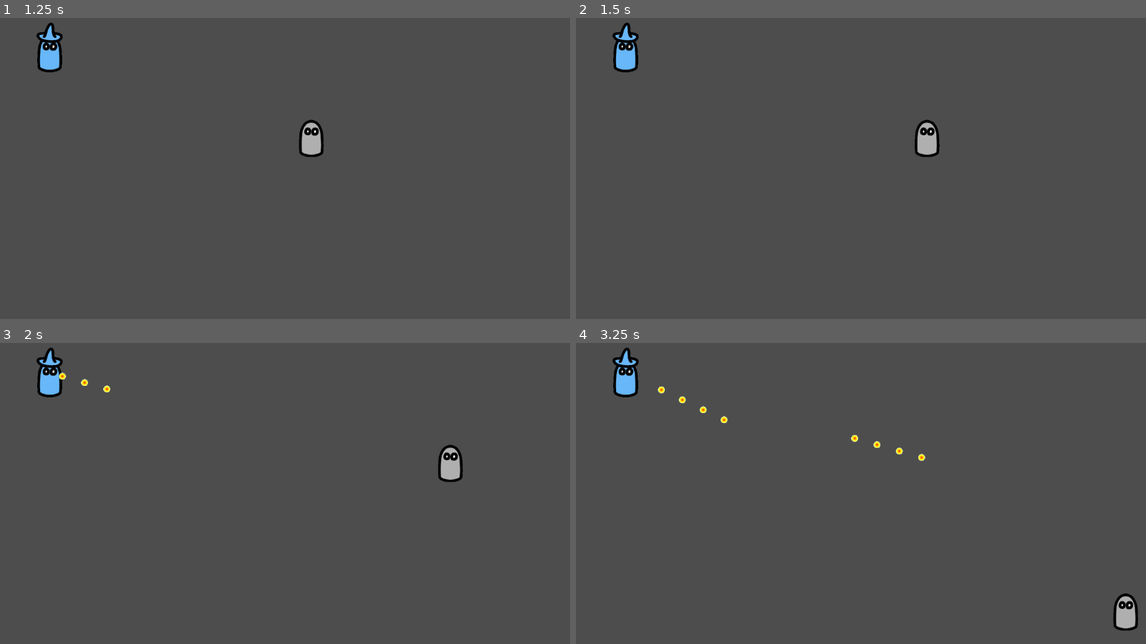
Above: before the commit, frames 1-4 (two rows, left to right).
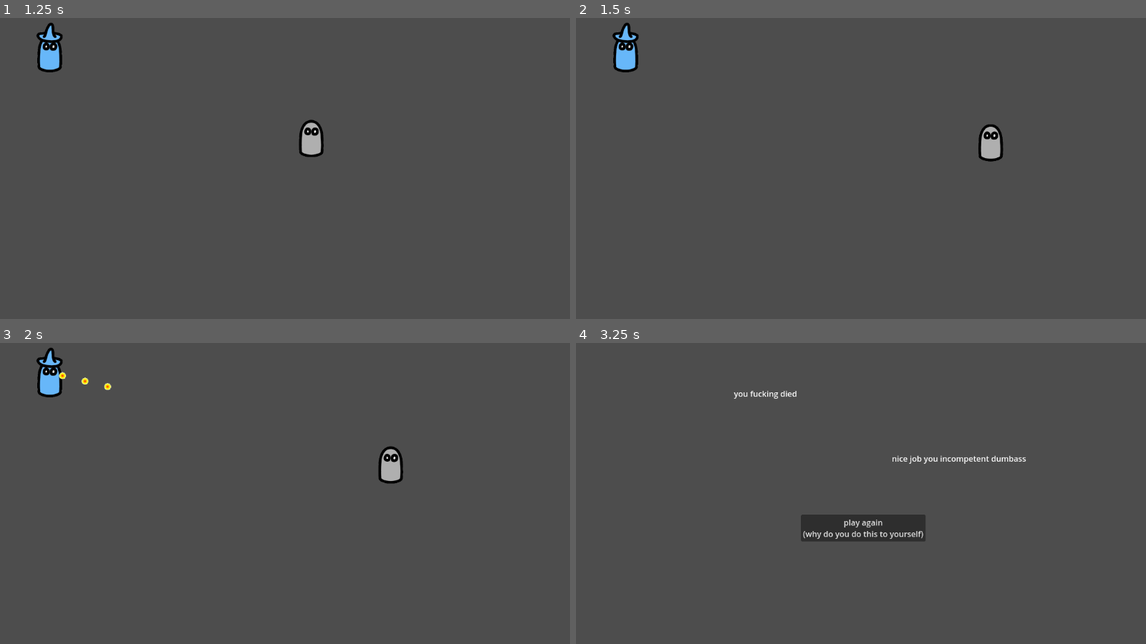
Above: after the commit, the same moments.

Repository: meb-games/ddbh
Game: Godot game, scene res://main_screen.tscn
Two runs of this game, one before a commit and one after it. Both use one fixed random seed, a clock stepped at 60 frames per second and the inputs below.
Inputs (mouse positions are in pixels of both pictures, inside the frame that each line leads up to):
- Up to frame 1 (1.25 s): click "Play" at 0.5 s
- Up to frame 2 (1.5 s): tap Enter at 1.25 s; move the mouse to (986, 141) at 1.27 s; hold D (move_right) from 1.28 s (still down); right-click (986, 141) at 1.35 s
- Up to frame 3 (2 s): keep holding D (move_right); click (410, 466) at 1.55 s
- Up to frame 4 (3.25 s): move the mouse to (747, 499) at 2.02 s; release D (move_right) at 2.03 s; hold S (move_down) 2.03-2.78 s; click (747, 499) at 2.1 s; right-click (747, 499) at 2.3 s; move the mouse to (918, 412) at 2.77 s; hold D (move_right) from 2.78 s (still down); right-click (918, 412) at 2.85 s; click (918, 412) at 3.05 s

Frame 1 is identical in both runs. In frame 2, 0.9% of the frame differs, in the area x 59-75%, y 33-48%; in frame 3, 1.0%; in frame 4, 3.4%, in the area x 6-99%, y 1-96%.

Commit message:
Added dash movement tech; does not do anything besides movement yet

Diff:
--- a/game.tscn
+++ b/game.tscn
@@ -23,3 +23,7 @@
 
 [node name="Sprite2D" type="Sprite2D" parent="Explorer"]
 texture = ExtResource("4_eow3j")
+
+[node name="DashTimer" type="Timer" parent="Explorer"]
+wait_time = 0.1
+one_shot = true
--- a/game/bullet.gd
+++ b/game/bullet.gd
@@ -4,7 +4,7 @@
 @export var speed = 400
 
 func _ready() -> void:
-	self.connect('body_entered', func(_area: Node2D): self.get_tree().change_scene_to_file("res://game_over.tscn"))
+    self.connect('body_entered', func(_area: Node2D): self.get_tree().change_scene_to_file("res://game_over.tscn"))
 
 func _physics_process(delta: float) -> void:
-	self.translate(motion * speed * delta)
+    self.translate(motion * speed * delta)
--- a/game/enemy/mage.gd
+++ b/game/enemy/mage.gd
@@ -5,24 +5,24 @@
 var mageFire: Timer
 
 func _ready():
-	self.mageFire = $MageFire
-	self.mageFire.one_shot = true
-	self.mageFire.connect(
-		'timeout',
-		func():
-			var bullet = self.BULLET.instantiate();
-			bullet.motion = bulletDirection
-			self.add_child(bullet)
+    self.mageFire = $MageFire
+    self.mageFire.one_shot = true
+    self.mageFire.connect(
+        'timeout',
+        func():
+            var bullet = self.BULLET.instantiate();
+            bullet.motion = bulletDirection
+            self.add_child(bullet)
 
-			self.bulletsToSpawn -= 1
-			if self.bulletsToSpawn > 0:
-				mageFire.start()
-	)
+            self.bulletsToSpawn -= 1
+            if self.bulletsToSpawn > 0:
+                mageFire.start()
+    )
 
 func _physics_process(_delta: float) -> void:
-	move_and_slide()
+    move_and_slide()
 
 func _fire(player: CharacterBody2D):
-	self.bulletsToSpawn = 4
-	self.bulletDirection = self.position.direction_to(player.position)
-	self.mageFire.start()
+    self.bulletsToSpawn = 4
+    self.bulletDirection = self.position.direction_to(player.position)
+    self.mageFire.start()
--- a/game/explorer.gd
+++ b/game/explorer.gd
@@ -1,8 +1,43 @@
 extends CharacterBody2D
 
-@export var speed = 400
+@export var speed := 400.0
+@export var health = 10
 
+@export var dash_distance := 220.0
+@export var dash_speed := 1500.0
 
-func _physics_process(_delta: float) -> void:
-	velocity = Input.get_vector("move_left", "move_right", "move_up", "move_down") * speed
-	move_and_slide()
+var damage_mult := 1 # 0 = i-frames, 1 = normal, 2 = double damage
+
+var dashing := false
+var dash_dir := Vector2.ZERO
+var dash_remaining := 0.0
+
+func _physics_process(delta: float) -> void:
+    if dashing:
+        velocity = dash_dir * dash_speed
+        move_and_slide()
+
+        dash_remaining -= dash_speed * delta
+        if dash_remaining <= 0.0:
+            dashing = false
+            damage_mult = 1
+            velocity = Vector2.ZERO
+        return
+
+    # normal movement
+    velocity = Input.get_vector("move_left", "move_right", "move_up", "move_down") * speed
+    move_and_slide()
+
+    # start dash (toward mouse)
+    if Input.is_action_just_pressed("dash_defensive"):
+        start_dash(0.0)
+    elif Input.is_action_just_pressed("dash_offensive"):
+        start_dash(2.0)
+
+func start_dash(mult: float) -> void:
+    dashing = true
+    damage_mult = mult
+    dash_remaining = dash_distance
+    dash_dir = (get_global_mouse_position() - global_position).normalized()
+    if dash_dir == Vector2.ZERO:
+        dash_dir = Vector2.RIGHT # fallback if mouse exactly on player
--- a/project.godot
+++ b/project.godot
@@ -37,6 +37,16 @@
 "events": [Object(InputEventKey,"resource_local_to_scene":false,"resource_name":"","device":-1,"window_id":0,"alt_press …(192 unchanged characters)…
 ]
 }
+dash_defensive={
+"deadzone": 0.2,
+"events": [Object(InputEventMouseButton,"resource_local_to_scene":false,"resource_name":"","device":-1,"window_id":0,"alt_pressed":false,"shift_pressed":false,"ctrl_pressed":false,"meta_pressed":false,"button_mask":0,"position":Vector2(0, 0),"global_position":Vector2(0, 0),"factor":1.0,"button_index":2,"canceled":false,"pressed":false,"double_click":false,"script":null)
+]
+}
+dash_offensive={
+"deadzone": 0.2,
+"events": [Object(InputEventMouseButton,"resource_local_to_scene":false,"resource_name":"","device":-1,"window_id":0,"alt_pressed":false,"shift_pressed":false,"ctrl_pressed":false,"meta_pressed":false,"button_mask":0,"position":Vector2(0, 0),"global_position":Vector2(0, 0),"factor":1.0,"button_index":1,"canceled":false,"pressed":false,"double_click":false,"script":null)
+]
+}
 
 [layer_names]
 
Not shown, changed: .gitignore
